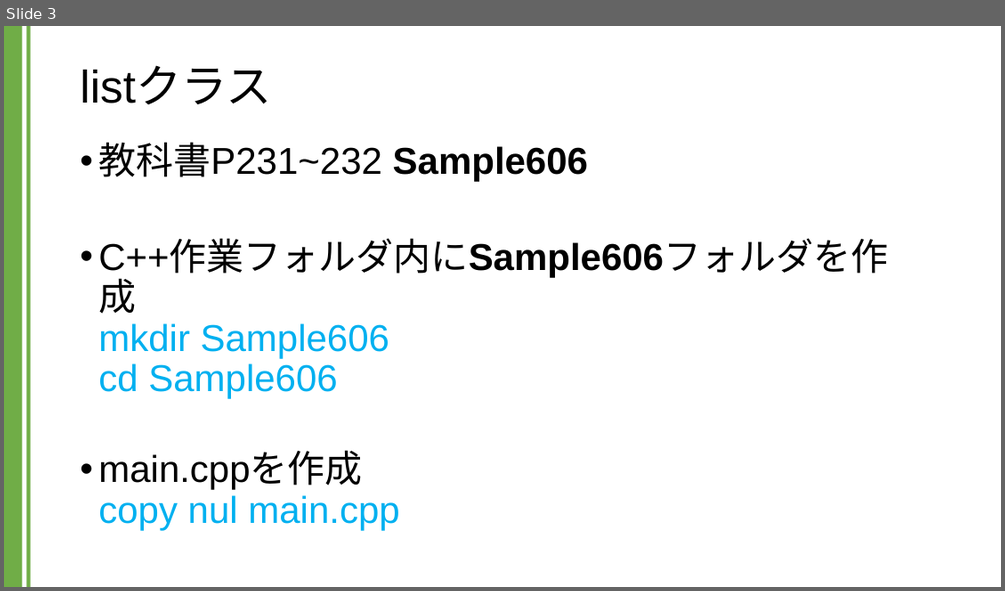
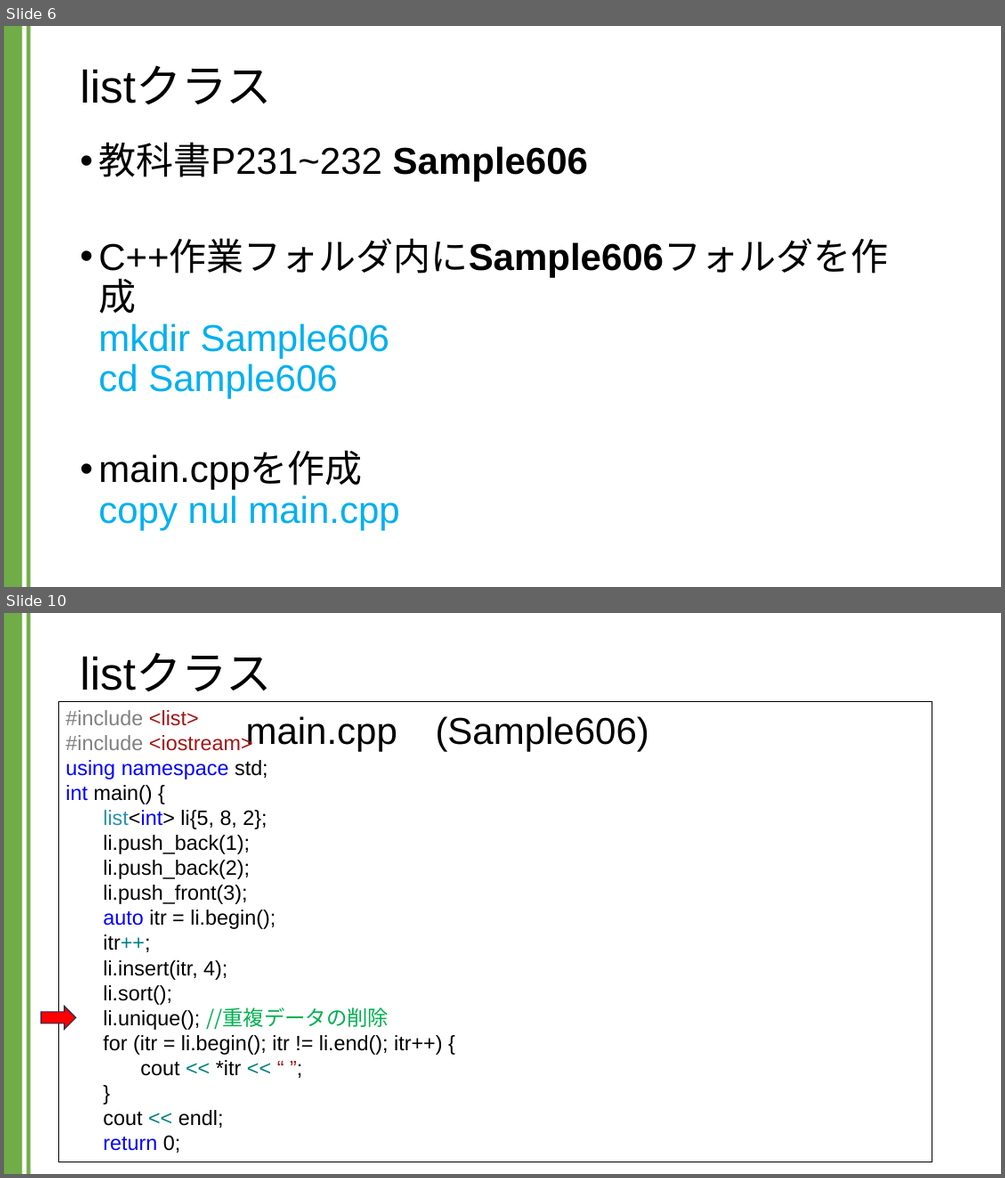
Before and after one commit to kic-murata/cpp2024, a slide deck: 授業資料/講義資料：Listクラス.pptx. Shown one above the other, each under a label of ours: slide 3 before the commit, slides 6 and 10 after it; the slides between them are not shown. The pictures are 1005x591 and 1005x1178 pixels, drawn with LibreOffice and Linux fonts; fonts in the diff are those of the drawing. Boxes give left, top, right and bottom in pixels: in the first picture for what was removed or moved away, otherwise in the second. Text is boxed around its words. In the diff, an @@ line names an element or a change of style, - is before the commit and + after.

```diff
--- a/授業資料/講義資料：Listクラス.pptx
+++ b/授業資料/講義資料：Listクラス.pptx
@@ slide 10 added at [4, 613, 1001, 1174], background #FFFFFF; not listed: 2 template elements that a slide beside it also shows @@
@@ title added at [80, 653, 272, 691], 44 pt, text #000000 @@
+listクラス
@@ rectangle added at [58, 701, 933, 1162], outline #000000 0.75 pt, 20 pt, text #000000 @@
+#include <list>
+#include <iostream>
+using namespace std;
+int main() {
+list<int> li{5, 8, 2};
+li.push_back(1);
+li.push_back(2);
+li.push_front(3);
+auto itr = li.begin();
+itr++;
+li.insert(itr, 4);
+li.sort();
+li.unique(); //重複データの削除
+for (itr = li.begin(); itr != li.end(); itr++) {
+cout << *itr << “ ”;
+}
+cout << endl;
+return 0;
@@ text added at [246, 716, 649, 751], 36 pt, text #000000 @@
+main.cpp (Sample606)
@@ right arrow added at [40, 1006, 76, 1030], fill #FF0000, outline #1E3256 1 pt @@
@@ what was slide 3 is now slide 6 @@
```
Also in this commit, not shown: 2 slides changed, 8 other slides added, 17 slides removed, 1 other file.
